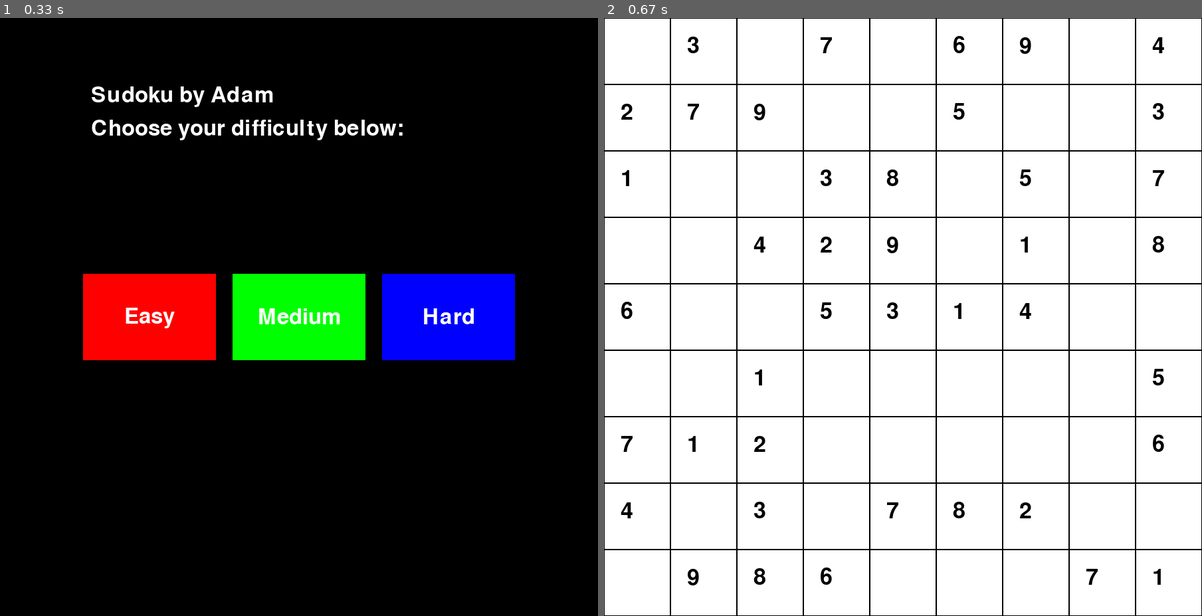
Above: before the commit, frames 1-2 (left to right).
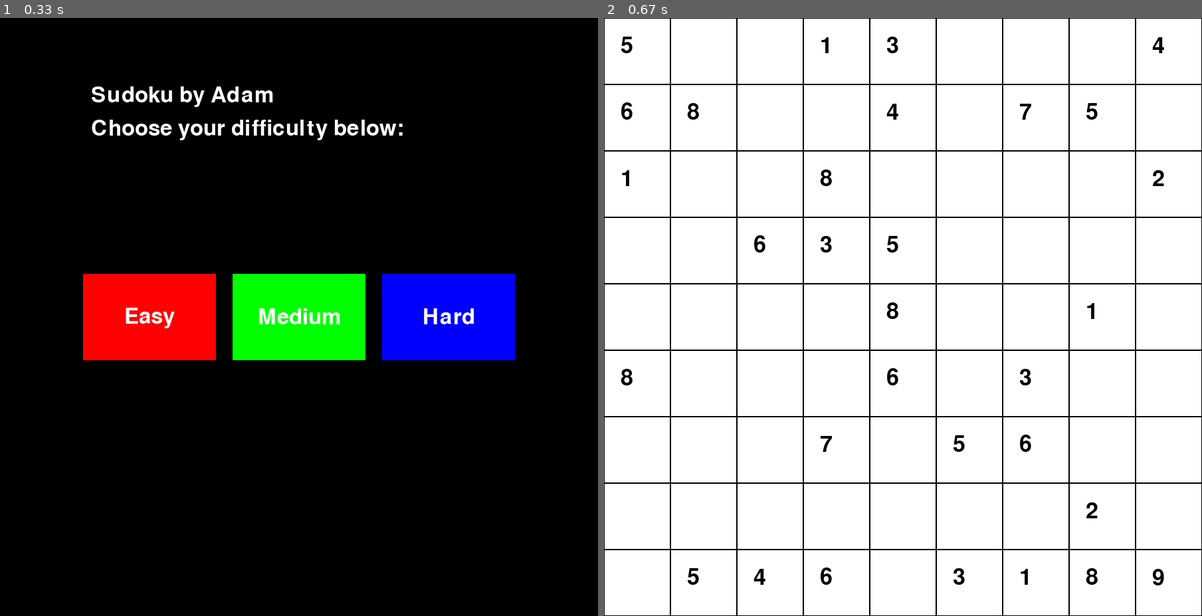
Above: after the commit, the same moments.

Repository: attiaa1/sudoku
Game: pygame game, started from sudoku.py
The game is run twice, just before and just after one commit, with the same random seed, the same clock (stepped at 60 frames per second) and the same inputs.
Inputs (mouse positions are in pixels of both pictures, inside the frame that each line leads up to):
- Up to frame 1 (0.33 s): no input
- Up to frame 2 (0.67 s): click (903, 317) at 0.38 s

Frame 1 is identical in both runs. In frame 2, 1.6% of the frame differs, in the area x 2-94%, y 3-95%.

Commit message:
difficulty implementation added, cleaned up functions

Diff:
--- a/sudoku.py
+++ b/sudoku.py
@@ -7,13 +7,13 @@
 grid_size = 9
 cell_size = window_size // grid_size
 
-def main() -> None:
+def main(difficulty) -> None:
 
     # main game running loop
     running = True
     print("Running...")
 
-    init_grid()
+    generate_grid(difficulty)
 
     while running:
         for event in pygame.event.get():  # Get events from the queue
@@ -83,23 +83,23 @@
     print(f"Chosen difficulty is: {difficulty}")
     return difficulty
 
-def generate_grid():
-    # grid = [
-    #     [1,2,3,4,5,6,7,8,9],
-    #     [2,2,3,4,5,6,7,8,9],
-    #     [3,2,3,4,5,6,7,8,9],
-    #     [4,2,3,4,5,6,7,8,9],
-    #     [5,2,3,4,5,6,7,8,9],
-    #     [6,2,3,4,5,6,7,8,9],
-    #     [7,2,3,4,5,6,7,8,9],
-    #     [8,2,3,4,5,6,7,8,9],
-    #     [9,2,3,4,5,6,7,8,9]
-    # ]
+def generate_grid(difficulty) -> None:
+    window.fill((255,255,255))
+
+    # Draw the grid
+    for i in range(grid_size):
+        for j in range(grid_size):
+            rect = pygame.Rect(i*cell_size, j*cell_size, cell_size, cell_size)
+            pygame.draw.rect(window, (0, 0, 0), rect, 1)
+
+    pygame.display.update()
+
     print("Generating grid...")
 
     # init 0s matrix for populating the grid
     grid = [[0] * 9 for _ in range(9)]
     solve_sudoku(grid)
+
 
     while True:
         # Shuffle the rows and columns to get a random solved Sudoku
@@ -112,6 +112,15 @@
         # Set the number of cells to remove
         num_removed_cells = 40
 
+        if difficulty == "easy":
+            num_removed_cells = 40
+
+        if difficulty == "medium":
+            num_removed_cells = 50
+
+        if difficulty == "hard":
+            num_removed_cells = 65
+
         for _ in range(num_removed_cells):
             x, y = random.randint(0, 8), random.randint(0, 8)
             while shuffled_grid[x][y] == 0:  # Ensure we select a non-empty cell
@@ -122,7 +131,7 @@
             break
 
     print("Sudoku generated!")
-    return shuffled_grid
+    draw_board(shuffled_grid)
 
 def solve_grid() -> None:
     pass
@@ -203,19 +212,7 @@
     return True
 
 
-def init_grid() -> None:
-    window.fill((255,255,255))
-
-    # Draw the grid
-    for i in range(grid_size):
-        for j in range(grid_size):
-            rect = pygame.Rect(i*cell_size, j*cell_size, cell_size, cell_size)
-            pygame.draw.rect(window, (0, 0, 0), rect, 1)
-
-    pygame.display.update()
-
-    new_grid = generate_grid()
-    draw_board(new_grid)
+
 
 if __name__ == "__main__":
 
@@ -231,4 +228,4 @@
     pygame.display.flip()
 
     difficulty = menu()
-    main()
+    main(difficulty)
